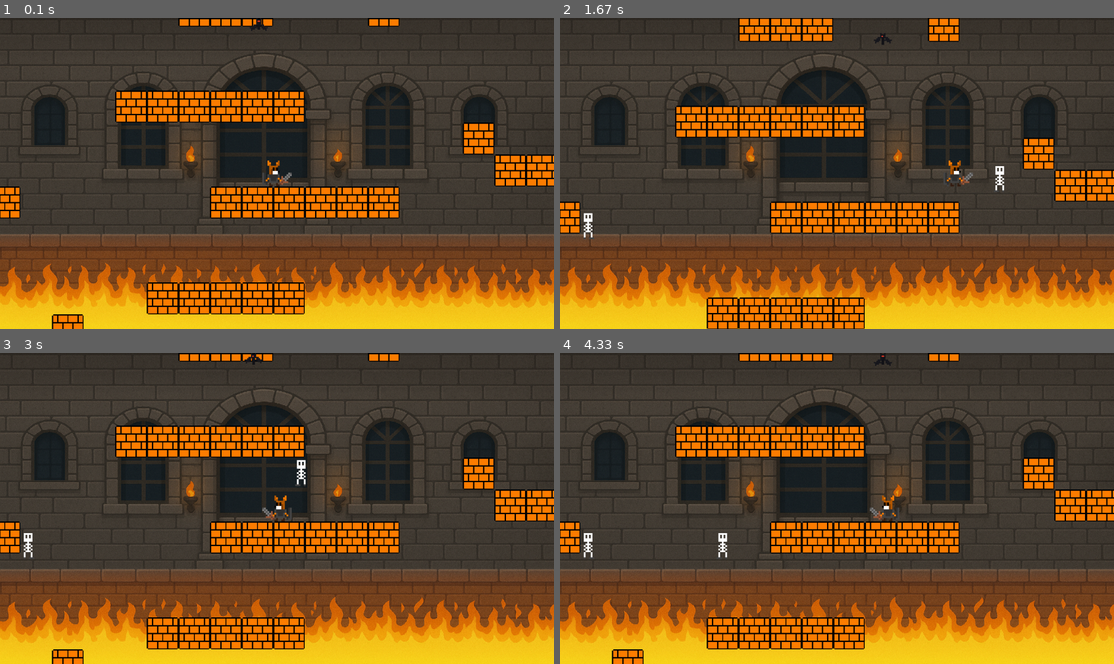
Above: before the commit, frames 1-4 (two rows, left to right).
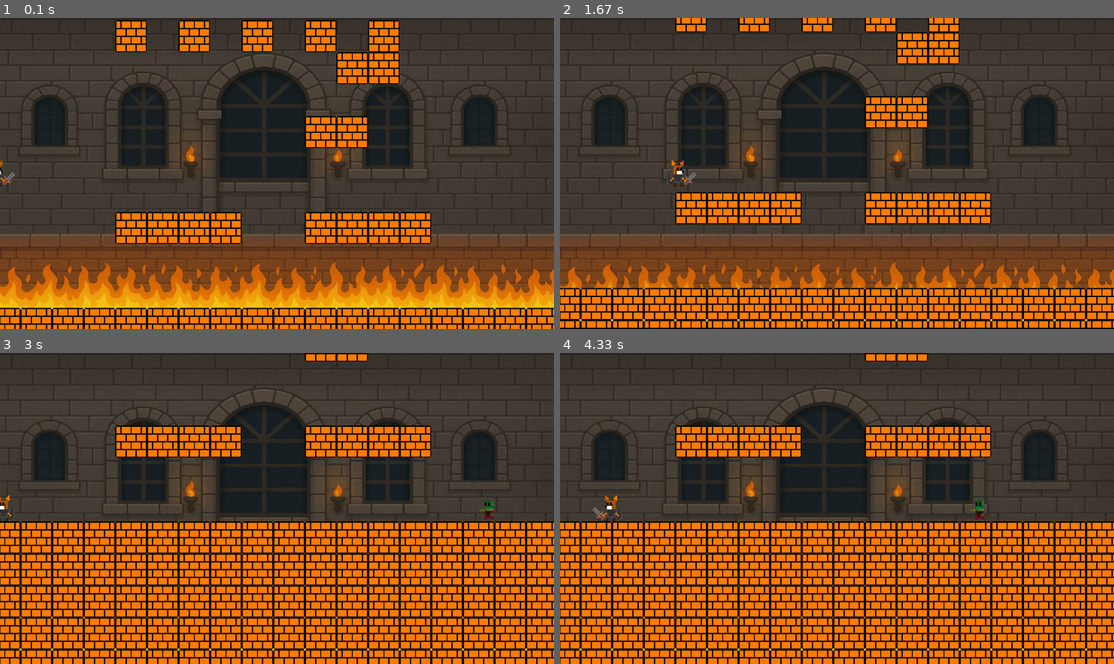
Above: after the commit, the same moments.

Repository: Victor-LP/pygame
Game: pygame game, started from CastleInsper.py
Same seed, same stepped clock (60 frames per second), same inputs: the game is played once before the commit and once after it.
Inputs:
- Up to frame 1 (0.1 s): no input
- Up to frame 2 (1.67 s): hold D 0.33-0.8 s; hold W 0.83-1.13 s; hold D 1.17-1.63 s
- Up to frame 3 (3 s): hold A 1.67-2.2 s; hold A 2.23-2.63 s; tap Space at 2.67 s
- Up to frame 4 (4.33 s): hold D 3.4-4.03 s; hold A from 4.07 s (still down)

The runs differ from the first frame. In frame 1, 28% of the frame differs, in the area x 0-100%, y 0-100%; in frame 2, 28%; in frame 3, 45%; in frame 4, 45%.

Commit message:
melhoria mapa

Diff:
--- a/CastleInsper.py
+++ b/CastleInsper.py
@@ -4,7 +4,7 @@
 
 pygame.init()
 pygame.mixer.init()
-pygame.display.set_caption('Casatle Insper')
+pygame.display.set_caption('Castle Insper')
 
 game_screen(window)
 
--- a/config.py
+++ b/config.py
@@ -33,40 +33,84 @@
 QUIT = 2
 BLOCK = 1
 EMPTY = -1
-JUMP_SIZE = -16
+JUMP_SIZE = -20
 STILL = 0
 JUMPING = 1
 FALLING = 2
 
-#mapa
-MAP = [
-    [EMPTY, EMPTY, EMPTY, EMPTY, EMPTY, EMPTY, EMPTY, EMPTY, EMPTY, EMPTY, EMPTY, EMPTY, EMPTY, EMPTY, EMPTY, EMPTY, EMPTY, EMPTY],
-    [EMPTY, EMPTY, EMPTY, EMPTY, EMPTY, EMPTY, EMPTY, EMPTY, EMPTY, EMPTY, EMPTY, EMPTY, EMPTY, EMPTY, EMPTY, EMPTY, EMPTY, EMPTY],
-    [EMPTY, EMPTY, EMPTY, EMPTY, BLOCK, BLOCK, BLOCK, BLOCK, BLOCK, BLOCK, EMPTY, EMPTY, EMPTY, EMPTY, EMPTY, EMPTY, EMPTY, EMPTY],
-    [EMPTY, EMPTY, EMPTY, EMPTY, EMPTY, EMPTY, EMPTY, EMPTY, EMPTY, EMPTY, EMPTY, EMPTY, EMPTY, EMPTY, EMPTY, BLOCK, EMPTY, EMPTY],
-    [EMPTY, EMPTY, EMPTY, EMPTY, EMPTY, EMPTY, EMPTY, EMPTY, EMPTY, EMPTY, EMPTY, EMPTY, EMPTY, EMPTY, EMPTY, EMPTY, BLOCK, BLOCK],
-    [BLOCK, EMPTY, EMPTY, EMPTY, EMPTY, EMPTY, EMPTY, BLOCK, BLOCK, BLOCK, BLOCK, BLOCK, BLOCK, EMPTY, EMPTY, EMPTY, EMPTY, EMPTY],
-    [EMPTY, EMPTY, EMPTY, EMPTY, EMPTY, EMPTY, EMPTY, EMPTY, EMPTY, EMPTY, EMPTY, EMPTY, EMPTY, EMPTY, EMPTY, EMPTY, EMPTY, EMPTY],
-    [EMPTY, EMPTY, EMPTY, EMPTY, EMPTY, EMPTY, EMPTY, EMPTY, EMPTY, EMPTY, EMPTY, EMPTY, EMPTY, EMPTY, EMPTY, EMPTY, EMPTY, EMPTY],
-    [EMPTY, EMPTY, EMPTY, EMPTY, EMPTY, BLOCK, BLOCK, BLOCK, BLOCK, BLOCK, EMPTY, EMPTY, EMPTY, EMPTY, EMPTY, EMPTY, EMPTY, EMPTY],
-    [EMPTY, EMPTY, BLOCK, EMPTY, EMPTY, EMPTY, EMPTY, EMPTY, EMPTY, EMPTY, EMPTY, EMPTY, EMPTY, EMPTY, EMPTY, EMPTY, EMPTY, EMPTY],
-    [EMPTY, EMPTY, EMPTY, EMPTY, EMPTY, EMPTY, EMPTY, EMPTY, EMPTY, EMPTY, EMPTY, EMPTY, EMPTY, EMPTY, EMPTY, EMPTY, EMPTY, EMPTY],
-    [EMPTY, EMPTY, EMPTY, EMPTY, EMPTY, EMPTY, EMPTY, EMPTY, BLOCK, EMPTY, EMPTY, EMPTY, EMPTY, EMPTY, EMPTY, EMPTY, BLOCK, BLOCK],
-    [EMPTY, EMPTY, EMPTY, EMPTY, EMPTY, EMPTY, BLOCK, BLOCK, BLOCK, EMPTY, EMPTY, EMPTY, BLOCK, EMPTY, EMPTY, EMPTY, EMPTY, EMPTY],
-    [EMPTY, EMPTY, EMPTY, EMPTY, EMPTY, EMPTY, EMPTY, EMPTY, EMPTY, EMPTY, EMPTY, EMPTY, EMPTY, EMPTY, EMPTY, EMPTY, EMPTY, EMPTY],
-    [EMPTY, EMPTY, EMPTY, EMPTY, EMPTY, EMPTY, EMPTY, EMPTY, EMPTY, EMPTY, EMPTY, EMPTY, EMPTY, EMPTY, EMPTY, EMPTY, EMPTY, EMPTY],
-    [EMPTY, EMPTY, EMPTY, EMPTY, BLOCK, BLOCK, BLOCK, BLOCK, BLOCK, BLOCK, EMPTY, EMPTY, EMPTY, EMPTY, EMPTY, EMPTY, EMPTY, EMPTY],
-    [EMPTY, EMPTY, EMPTY, EMPTY, EMPTY, EMPTY, EMPTY, EMPTY, EMPTY, EMPTY, EMPTY, EMPTY, EMPTY, EMPTY, EMPTY, BLOCK, EMPTY, EMPTY],
-    [EMPTY, EMPTY, EMPTY, EMPTY, EMPTY, EMPTY, EMPTY, EMPTY, EMPTY, EMPTY, EMPTY, EMPTY, EMPTY, EMPTY, EMPTY, EMPTY, BLOCK, BLOCK],
-    [BLOCK, EMPTY, EMPTY, EMPTY, EMPTY, EMPTY, EMPTY, BLOCK, BLOCK, BLOCK, BLOCK, BLOCK, BLOCK, EMPTY, EMPTY, EMPTY, EMPTY, EMPTY],
-    [EMPTY, EMPTY, EMPTY, EMPTY, EMPTY, EMPTY, EMPTY, EMPTY, EMPTY, EMPTY, EMPTY, EMPTY, EMPTY, EMPTY, EMPTY, EMPTY, EMPTY, EMPTY],
-    [EMPTY, EMPTY, EMPTY, EMPTY, EMPTY, EMPTY, EMPTY, EMPTY, EMPTY, EMPTY, EMPTY, EMPTY, EMPTY, EMPTY, EMPTY, EMPTY, EMPTY, EMPTY],
-    [EMPTY, EMPTY, EMPTY, EMPTY, EMPTY, BLOCK, BLOCK, BLOCK, BLOCK, BLOCK, EMPTY, EMPTY, EMPTY, EMPTY, EMPTY, EMPTY, EMPTY, EMPTY],
-    [EMPTY, EMPTY, BLOCK, EMPTY, EMPTY, EMPTY, EMPTY, EMPTY, EMPTY, EMPTY, EMPTY, EMPTY, EMPTY, EMPTY, EMPTY, EMPTY, EMPTY, EMPTY],
-    [EMPTY, EMPTY, EMPTY, EMPTY, EMPTY, EMPTY, EMPTY, EMPTY, EMPTY, EMPTY, EMPTY, EMPTY, EMPTY, EMPTY, EMPTY, EMPTY, EMPTY, EMPTY],
-    [EMPTY, EMPTY, EMPTY, EMPTY, EMPTY, EMPTY, EMPTY, EMPTY, BLOCK, EMPTY, EMPTY, EMPTY, EMPTY, EMPTY, EMPTY, EMPTY, BLOCK, BLOCK],
-    [EMPTY, EMPTY, EMPTY, EMPTY, EMPTY, EMPTY, BLOCK, BLOCK, BLOCK, EMPTY, EMPTY, EMPTY, BLOCK, EMPTY, EMPTY, EMPTY, EMPTY, EMPTY],
-    [EMPTY, EMPTY, BLOCK, BLOCK, BLOCK, BLOCK, BLOCK, BLOCK, BLOCK, BLOCK, EMPTY, EMPTY, BLOCK, EMPTY, EMPTY, EMPTY, EMPTY, EMPTY],
-    [BLOCK, BLOCK, BLOCK, BLOCK, BLOCK, BLOCK, BLOCK, BLOCK, BLOCK, BLOCK, BLOCK, BLOCK, BLOCK, BLOCK, BLOCK, BLOCK, BLOCK, BLOCK],
-    [BLOCK, BLOCK, BLOCK, BLOCK, BLOCK, BLOCK, BLOCK, BLOCK, BLOCK, BLOCK, BLOCK, BLOCK, BLOCK, BLOCK, BLOCK, BLOCK, BLOCK, BLOCK]
-]
+MAP = []
+height = 200
+width = 18
+
+for y in range(height):
+    row = [EMPTY] * width
+
+    # Plataformas principais estreitas com buracos variados
+    if y % 6 == 0 and y < height - 6:
+        level = y // 6
+
+        # Padrões diferentes de buracos
+        if level % 5 == 0:
+            # Buracos no meio
+            for x in range(4, width - 4):
+                if x < 7 or x > 10:
+                    row[x] = BLOCK
+        elif level % 5 == 1:
+            # Buracos alternados
+            for x in range(4, width - 4):
+                if x % 2 == 0:
+                    row[x] = BLOCK
+        elif level % 5 == 2:
+            # Dois segmentos separados
+            for x in range(4, 8):
+                row[x] = BLOCK
+            for x in range(10, 14):
+                row[x] = BLOCK
+        elif level % 5 == 3:
+            # Plataforma quebrada
+            row[4] = BLOCK
+            row[5] = BLOCK
+            row[7] = BLOCK
+            row[8] = BLOCK
+            row[10] = BLOCK
+            row[11] = BLOCK
+            row[13] = BLOCK
+            row[14] = BLOCK
+        else:
+            # Buraco grande no centro
+            for x in range(4, width - 4):
+                if x != 8 and x != 9 and x != 10:
+                    row[x] = BLOCK
+
+    # Plataformas de apoio
+    elif (y - 3) % 6 == 0 and y < height - 3:
+        level = y // 6
+        # Plataformas pequenas estratégicas
+        if level % 3 == 0:
+            row[6] = BLOCK
+            row[7] = BLOCK
+        elif level % 3 == 1:
+            row[10] = BLOCK
+            row[11] = BLOCK
+        else:
+            row[4] = BLOCK
+            row[13] = BLOCK
+
+    # Plataformas flutuantes extras
+    elif (y - 1) % 3 == 0 and y > 10 and y < height - 10:
+        level = y // 3
+        if level % 4 == 0:
+            row[2] = BLOCK
+            row[15] = BLOCK
+        elif level % 4 == 1:
+            row[5] = BLOCK
+            row[6] = BLOCK
+        elif level % 4 == 2:
+            row[11] = BLOCK
+            row[12] = BLOCK
+
+    # Chão sólido
+    if y >= height - 5:
+        row = [BLOCK] * width
+
+    MAP.append(row)
--- a/game.py
+++ b/game.py
@@ -44,7 +44,7 @@
     all_players.add(player)
 #Zombies
     zombie1 = Zombie(groups, assets, all_blocks)
-    zombie2 = Zombie(groups, assets, all_attacks)
+    zombie2 = Zombie(groups, assets, all_blocks)
     zombie3 = Zombie(groups, assets, all_blocks)
 
     all_sprites.add(player, zombie1, zombie2, zombie3)
--- a/sprites.py
+++ b/sprites.py
@@ -15,13 +15,13 @@
 
 class Player(pygame.sprite.Sprite):
     def __init__(self,groups,assets, all_blocks):
-        self.state = STILL
+        #método construtor
         pygame.sprite.Sprite.__init__(self)
         self.image = assets[PLAYER_IMG]
         self.mask = pygame.mask.from_surface(self.image)
         self.rect = self.mask.get_rect()
-        self.rect.centerx = WIDTH / 2
-        self.rect.bottom = HEIGHT - 10
+        self.rect.centerx = 0
+        self.rect.bottom = HEIGHT*10
         self.speedx = 5
         self.speedy = 0
         self.last_attack = 0
@@ -31,6 +31,7 @@
         self.direction = 0
         self.looking = 0
         self.blocks = all_blocks
+        self.state = STILL
 
     def update(self):
         self.rect.x += self.speedx*self.direction
@@ -188,13 +189,14 @@
         self.rect = self.mask.get_rect()
         self.rect.centerx = random.randint(0, WIDTH)
         self.rect.bottom = 100
-        self.speedx = 0
+        self.speedx = 10
         self.speedy = 0
         self.on_ground = False
 
         self.groups = groups
         self.blocks = groups["all_blocks"]
-        self.direction = 1
+        self.direction = 0
+        self.looking = 1
 
         self.run_speed = 4
         self.jump_power = -18
@@ -205,19 +207,8 @@
         self.last_jump = 0
 
     def update(self):
-        self.rect.x += self.speedx
-        self.speedy += GRAVITY
-        self.rect.y += self.speedy
-        if self.rect.right > WIDTH:
-            self.rect.right = WIDTH
-        if self.rect.left < 0:
-            self.rect.left = 0
-        if self.rect.top < 0:
-            self.rect.top = 0
-        if self.rect.bottom > HEIGHT:
-            self.rect.bottom = HEIGHT
-            self.speedy = 0
-            self.on_ground = True
+        self.rect.x += self.speedx * self.direction
+
 
         if self.direction == -1:
             self.image = pygame.transform.flip(self.assets[SKELETON_IMG], True, False)
